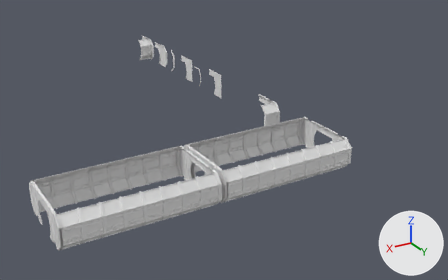
The Blender file sciFiDoor001.blend as it was, and as the next commit left it.
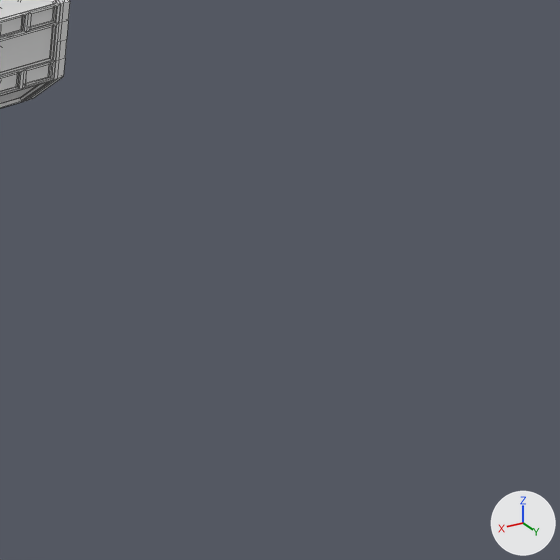
The first picture shows the older version from a camera (50 mm lens) standing at (49.2, 71.8, 33.9) and looking at (6.8, 1.2, -1.4). The close-ups show the older and then the newer version on the part from 75% to 100% of the width and 53% to 92% of the height of that picture. Only the edits that show in the close-ups are written down. Arrows for +X, +Y and +Z are at lower right; the lights stay in place. The close-ups show mesh edges as thin lines.
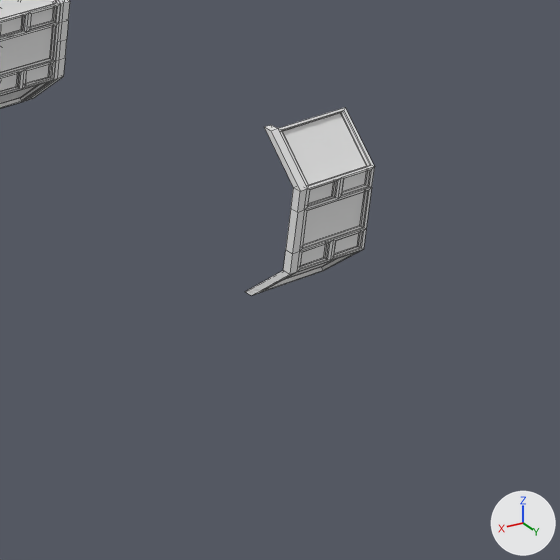
Pixel boxes [x1, y1, x2, y2] of what changed, in the close-ups (560 x 560 px):
'Plane.029', added: after [245, 108, 374, 296]

Patch to the scene script:
```diff
--- a/sciFiDoor001.blend.py
+++ b/sciFiDoor001.blend.py
@@ ob_plane_029 @@
+ob_plane_029 = bpy.data.objects.new('Plane.029', me_plane_007.copy())  # the mesh of ob_plane_008
+ob_plane_029.location = (2.5, 29.0, 0.0)
+ob_plane_029.rotation_euler = (0.0, 4.712, 0.0)  # degrees (0, 270, 0)
+ob_plane_029.scale = (1.0, 2.0, 2.0)
```
